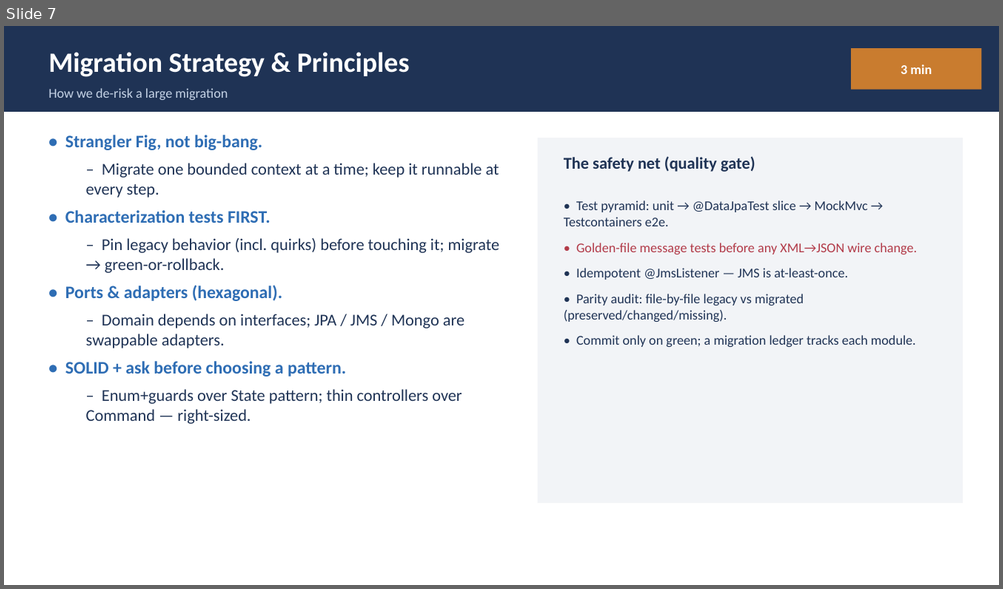
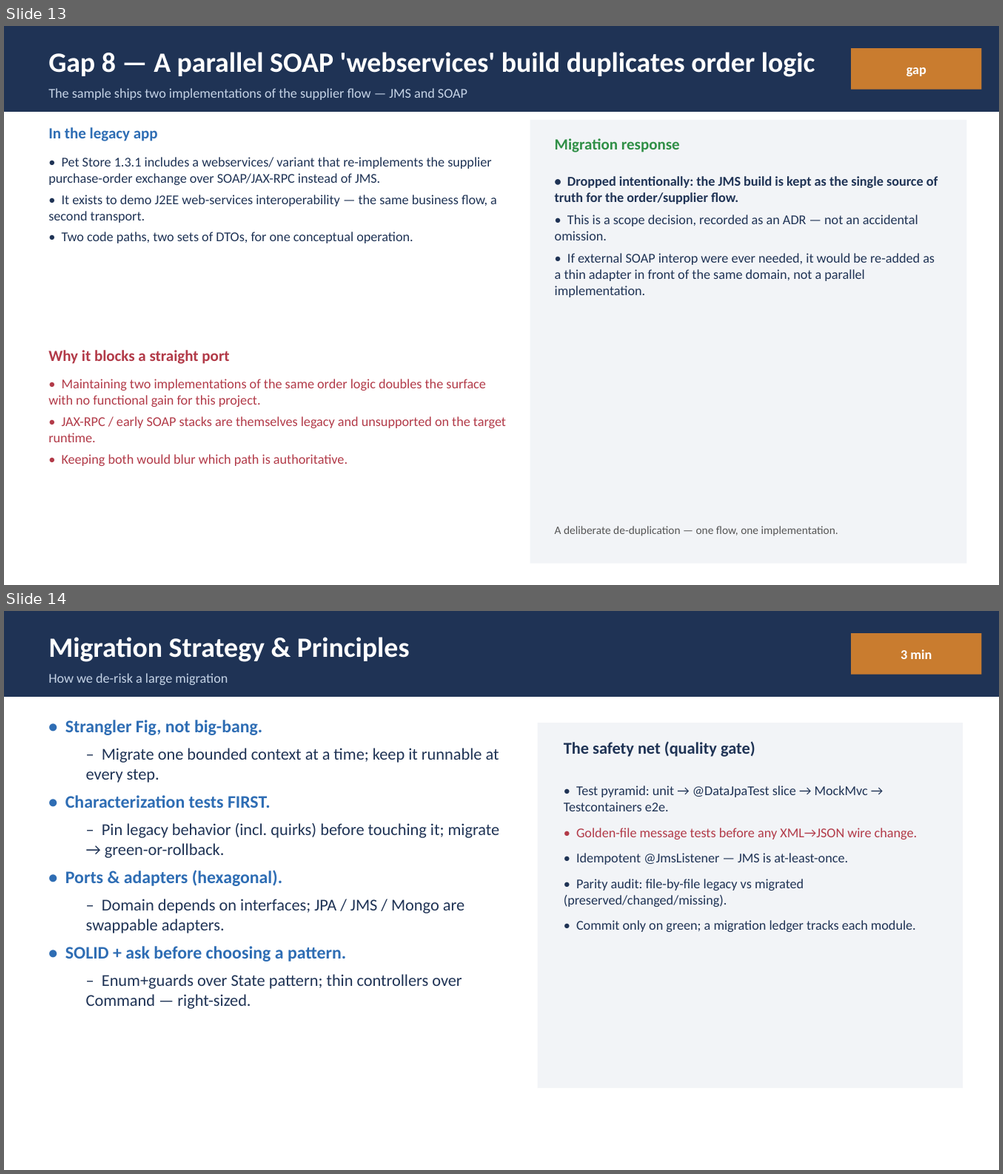
Before and after one commit to Vishak-94/pet-store, a slide deck: docs/PetStore_Demo_45min.pptx. Shown one above the other, each under a label of ours: slide 7 before the commit, slides 13 and 14 after it. The pictures are 1003x589 and 1003x1174 pixels, drawn with LibreOffice and Linux fonts; fonts in the diff are those of the drawing. Boxes give left, top, right and bottom in pixels: in the first picture for what was removed or moved away, otherwise in the second. Text is boxed around its words. In the diff, an @@ line names an element or a change of style, - is before the commit and + after.

Commit message:
Expand legacy gaps into one detailed slide per gap
Replace the single cramped gaps table + EJB-only primer with:
 - an overview slide listing all 8 gaps, then
 - one full slide per gap (gap_slide helper): what it was in the legacy
   app, why it blocks a straight port, and the migration response, each
   with several detailed bullets.

Gap 2 folds the EJB primer in (session/entity-CMP/MDB + bean-by-bean
Spring mapping). Gaps: J2EE-1.3 EAR/Sun-RI, EJB 2.x, XML-over-JMS,
shared Cloudscape DB, 3-MDB+WAF status, implicit container locking,
Swing/JWS admin, parallel SOAP build. Deck now 26 slides; agenda
gaps section retimed 4->8 min. No shape overflow.

```diff
--- a/docs/PetStore_Demo_45min.pptx
+++ b/docs/PetStore_Demo_45min.pptx
@@ slide 13 added at (x1=4, y1=26, x2=999, y2=585), background #FFFFFF @@
@@ rectangle added at (x1=4, y1=26, x2=999, y2=112), fill #1F3355 @@
@@ text added at (x1=48, y1=52, x2=815, y2=77), 27 pt, text #FFFFFF, bold @@
+Gap 8 — A parallel SOAP 'webservices' build duplicates order logic
@@ rectangle added at (x1=851, y1=48, x2=982, y2=90), fill #C97C2F @@
@@ text added at (x1=906, y1=67, x2=926, y2=76), 13 pt, text #FFFFFF, bold @@
+gap
@@ text added at (x1=48, y1=88, x2=467, y2=100), 13 pt, text #C5D3E6 @@
+The sample ships two implementations of the supplier flow — JMS and SOAP
@@ text added at (x1=48, y1=127, x2=158, y2=141), 15 pt, text #2E6DB4, bold @@
+In the legacy app
@@ rectangle added at (x1=530, y1=120, x2=967, y2=564), fill #F2F4F7 @@
@@ text added at (x1=48, y1=157, x2=497, y2=244), 13 pt, text #1F3355 @@
+• Pet Store 1.3.1 includes a webservices/ variant that re-implements the supplier purchase-order exchange over SOAP/JAX-RPC instead of JMS.
+• It exists to demo J2EE web-services interoperability — the same business flow, a second transport.
+• Two code paths, two sets of DTOs, for one conceptual operation.
@@ text added at (x1=555, y1=138, x2=680, y2=153), 15 pt, text #2F8F46, bold @@
+Migration response
@@ text added at (x1=555, y1=176, x2=938, y2=298), 13 pt, text #1F3355 @@
+• Dropped intentionally: the JMS build is kept as the single source of truth for the order/supplier flow.
+• This is a scope decision, recorded as an ADR — not an accidental omission.
+• If external SOAP interop were ever needed, it would be re-added as a thin adapter in front of the same domain, not a parallel implementation.
@@ text added at (x1=48, y1=350, x2=229, y2=364), 15 pt, text #B23A48, bold @@
+Why it blocks a straight port
@@ text added at (x1=48, y1=379, x2=506, y2=466), 13 pt, text #B23A48 @@
+• Maintaining two implementations of the same order logic doubles the surface with no functional gain for this project.
+• JAX-RPC / early SOAP stacks are themselves legacy and unsupported on the target runtime.
+• Keeping both would blur which path is authoritative.
@@ text added at (x1=555, y1=526, x2=838, y2=537), 11 pt, text #555555 @@
+A deliberate de-duplication — one flow, one implementation.
@@ what was slide 7 is now slide 14 @@
```
Also in this commit, not shown: 2 slides changed, 7 other slides added, 1 slide removed, 1 other file.
